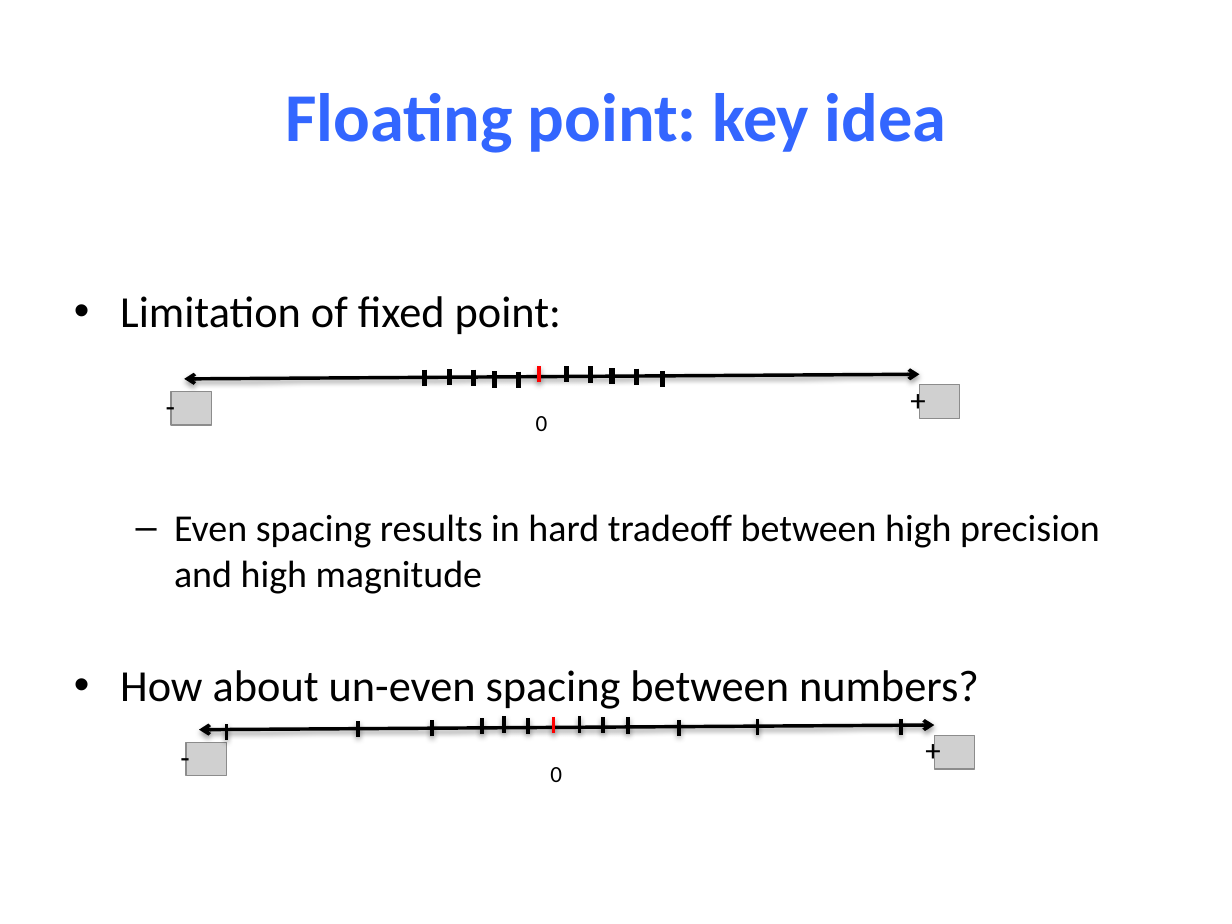
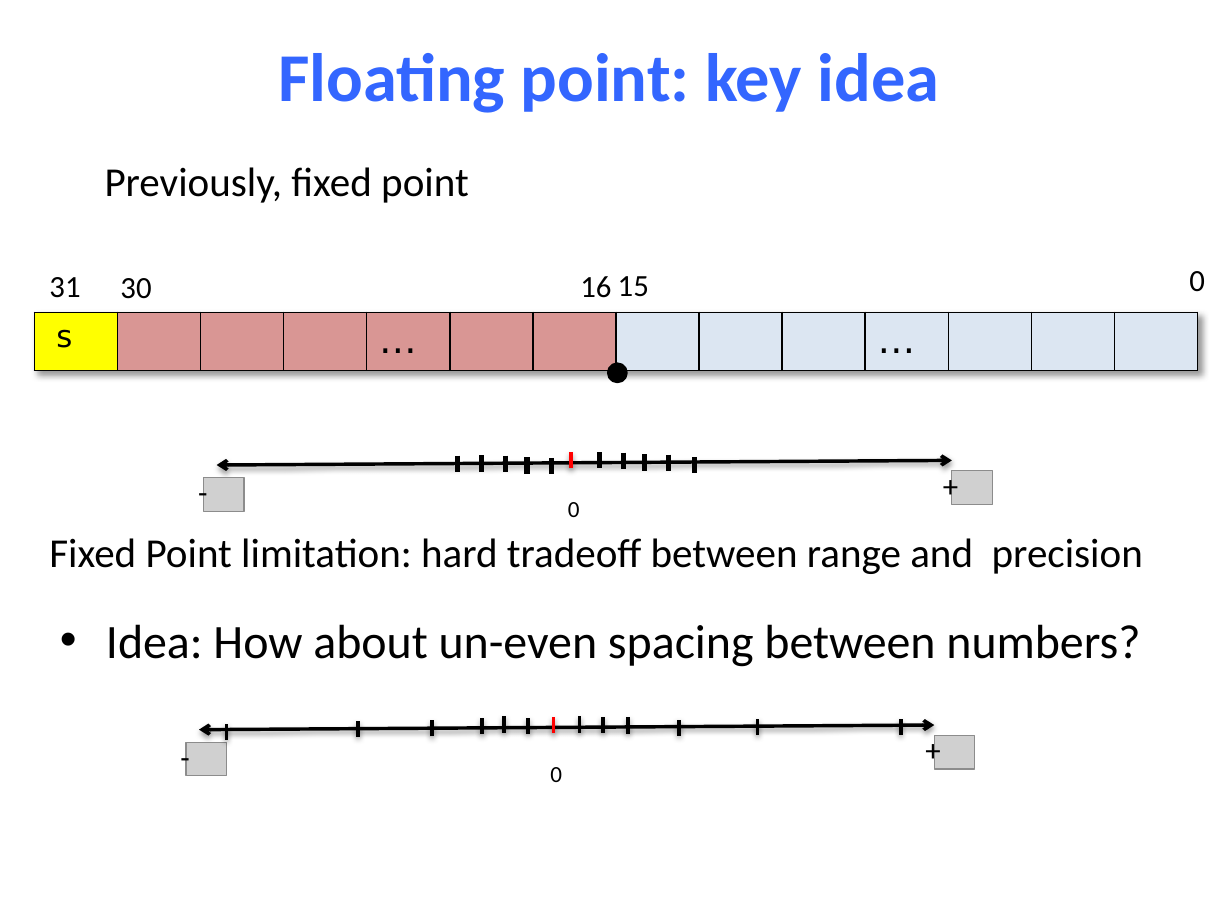
Before and after one commit to NYU-CSO/nyu-cso.github.io, a slide deck: slide 3 of notes/03-floats.pptx. Drawn at 1232x924 pixels with LibreOffice and Linux fonts; fonts in the diff are those of the drawing; grey boxes stand for pictures. Boxes give left, top, right and bottom in pixels: in the first picture for what was removed or moved away, otherwise in the second. Text is boxed around its words. In the diff, an @@ line names an element or a change of style, - is before the commit and + after.

Commit message:
stuff

```diff
--- a/notes/03-floats.pptx
+++ b/notes/03-floats.pptx
@@ title "Floating point: key idea": place and size @@
-title "Floating point: key idea" at bbox=[285, 93, 947, 153]
+title "Floating point: key idea" at bbox=[278, 53, 940, 113]
@@ text added at bbox=[105, 167, 469, 203], 24 pt, text #000000 @@
+Previously, fixed point
@@ text added at bbox=[49, 277, 80, 298], 18 pt, text #000000 @@
+31
@@ text added at bbox=[120, 278, 151, 299], 18 pt, text #000000 @@
+30
@@ text added at bbox=[580, 276, 611, 298], 18 pt, text #000000 @@
+16
@@ text added at bbox=[618, 276, 649, 297], 18 pt, text #000000 @@
+15
@@ text added at bbox=[1189, 271, 1205, 292], 18 pt, text #000000 @@
+0
@@ table added at bbox=[34, 313, 1190, 371], 1 rows, 14 columns @@
+s |  |  |  | … |  |  |  |  |  | … |  |  | 
@@ ellipse added at bbox=[609, 365, 626, 382], fill #000000, outline #000000 2.25 pt @@
@@ picture removed at bbox=[919, 384, 960, 418] @@
@@ picture removed at bbox=[171, 392, 212, 425] @@
@@ picture added at bbox=[203, 478, 244, 511] @@
@@ 3 lines, 1 text: place and size @@
-3 lines, 1 text at bbox=[473, 366, 939, 424]
+3 lines, 1 text at bbox=[506, 452, 972, 510]
@@ 8 lines, 2 texts, 1 double arrow: place and size @@
-8 lines, 2 texts, 1 double arrow at bbox=[154, 366, 919, 431]
+8 lines, 2 texts, 1 double arrow at bbox=[186, 452, 952, 517]
@@ picture added at bbox=[952, 471, 993, 504] @@
@@ text added at bbox=[49, 538, 1143, 574], 24 pt, text #000000 @@
+Fixed Point limitation: hard tradeoff between range and precision
@@ text at bbox=[106, 624, 1140, 667]: text changed; size 22.2 to 28 pt @@
-• Limitation of fixed point:
-  – Even spacing results in hard tradeoff between high precision and high magnitude
-• How about un-even spacing between numbers?
+• Idea: How about un-even spacing between numbers?
```
Also in this commit, not shown: 15 other slides changed, 1 slide added, 2 slides removed.
